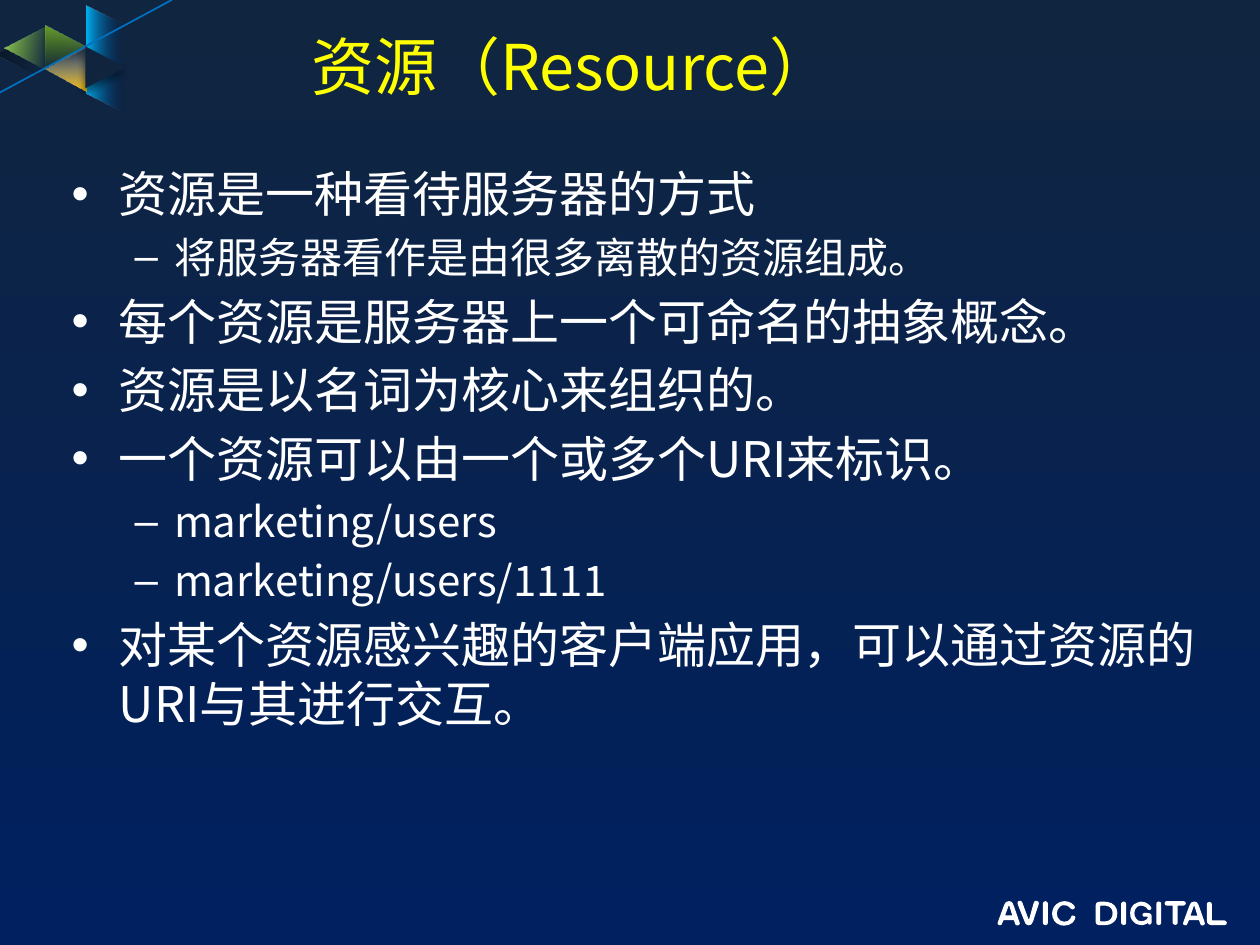
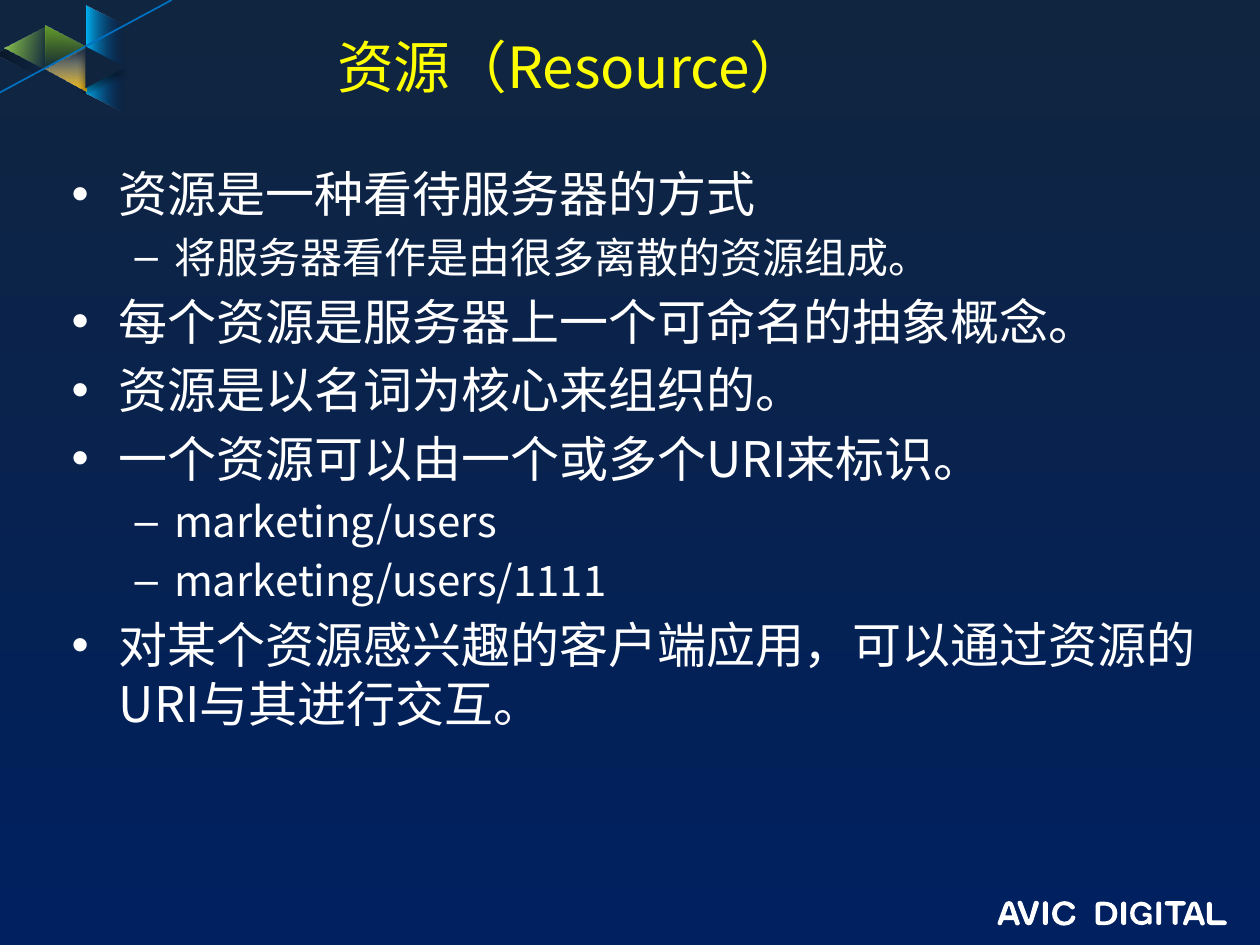
Before and after one commit to guofengzh/java-way, a slide deck: slide 3 of spring/docs/09-spring-rest.pptx. Drawn at 1260x945 pixels with LibreOffice and Linux fonts; fonts in the diff are those of the drawing; background and template pictures are left out. Boxes give left, top, right and bottom in pixels: in the first picture for what was removed or moved away, otherwise in the second. Text is boxed around its words. In the diff, an @@ line names an element or a change of style, - is before the commit and + after.

```diff
--- a/spring/docs/09-spring-rest.pptx
+++ b/spring/docs/09-spring-rest.pptx
@@ title "资源（Resource）" at [337,39,806,94]: size 36 to 32.4 pt @@
```
Also in this commit, not shown: 5 other slides changed, 1 slide added, 1 slide removed, 2 other files.
